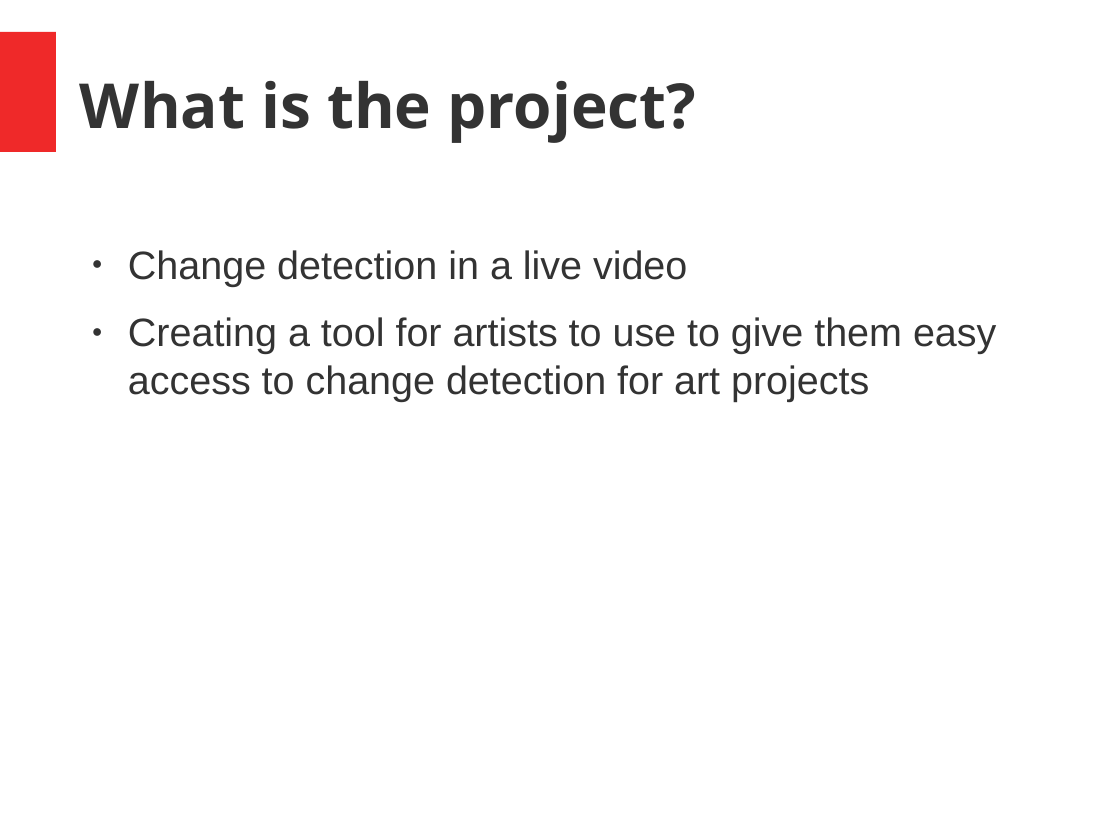
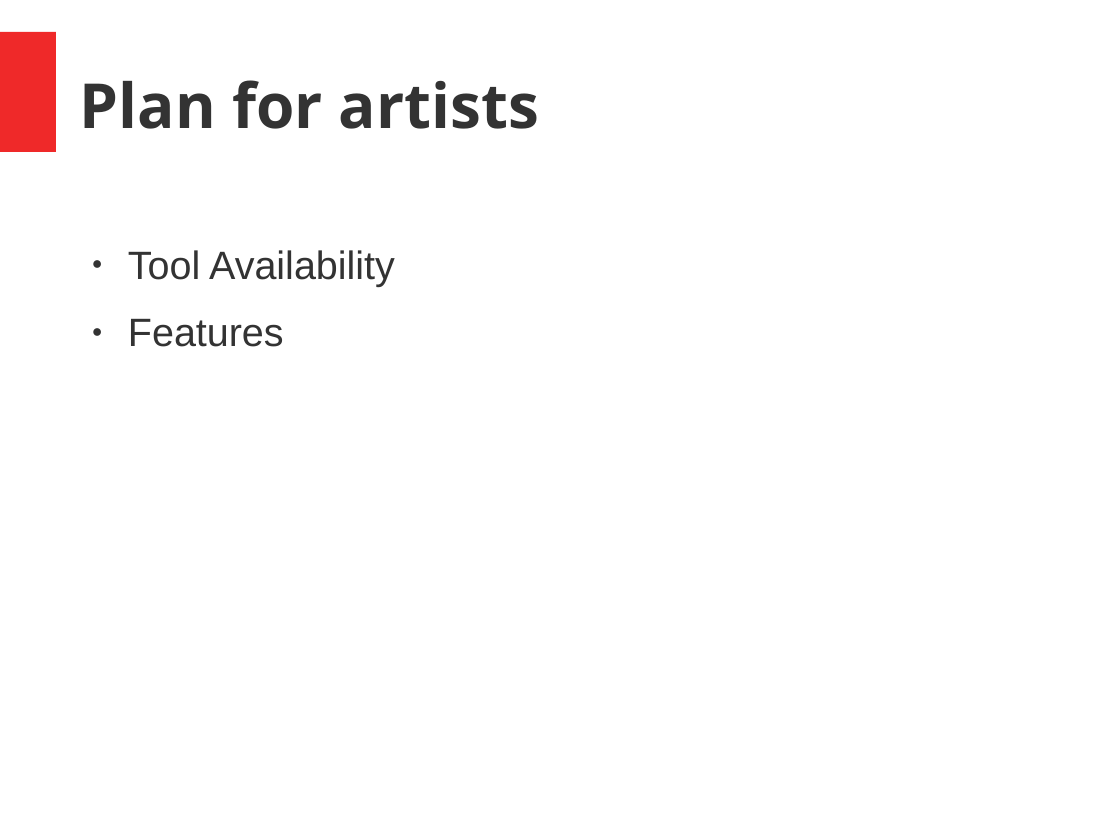
Before and after one commit to joseph-allen/MinsharaMask, a slide deck: slide 22 of SeminarJosephAllen.odp (slide 2 before the commit). Drawn at 1120x840 pixels with LibreOffice and Linux fonts; fonts in the diff are those of the drawing. Boxes give left, top, right and bottom in pixels: in the first picture for what was removed or moved away, otherwise in the second. Text is boxed around its words. In the diff, an @@ line names an element or a change of style, - is before the commit and + after.

```diff
--- a/SeminarJosephAllen.odp
+++ b/SeminarJosephAllen.odp
@@ title at <box>80,80,539,129</box>: text changed @@
-What is the project?
+Plan for artists
@@ text at <box>128,250,395,347</box>: text changed @@
-● Change detection in a live video
-● Creating a tool for artists to use to give them easy access to change detection for art projects
+● Tool Availability
+● Features
```
Also in this commit, not shown: 7 other slides changed, 14 slides added, 6 slides removed.
